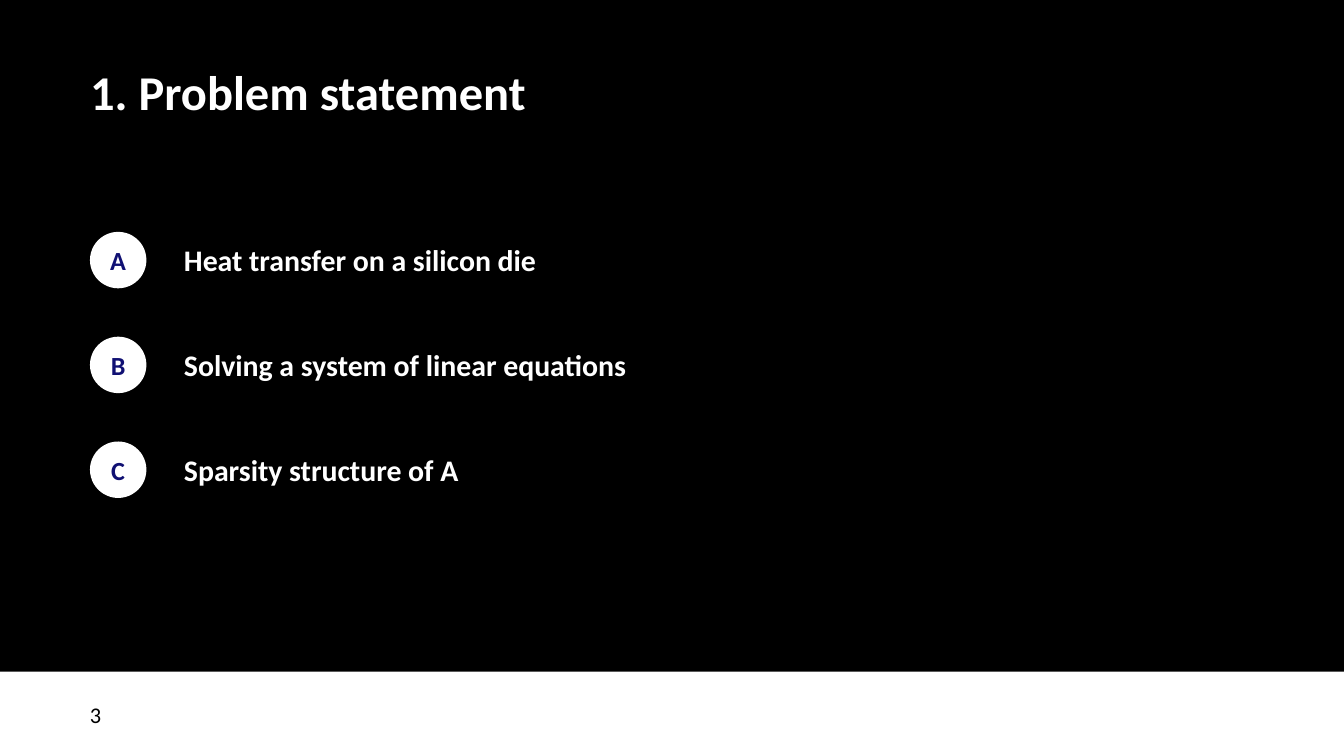
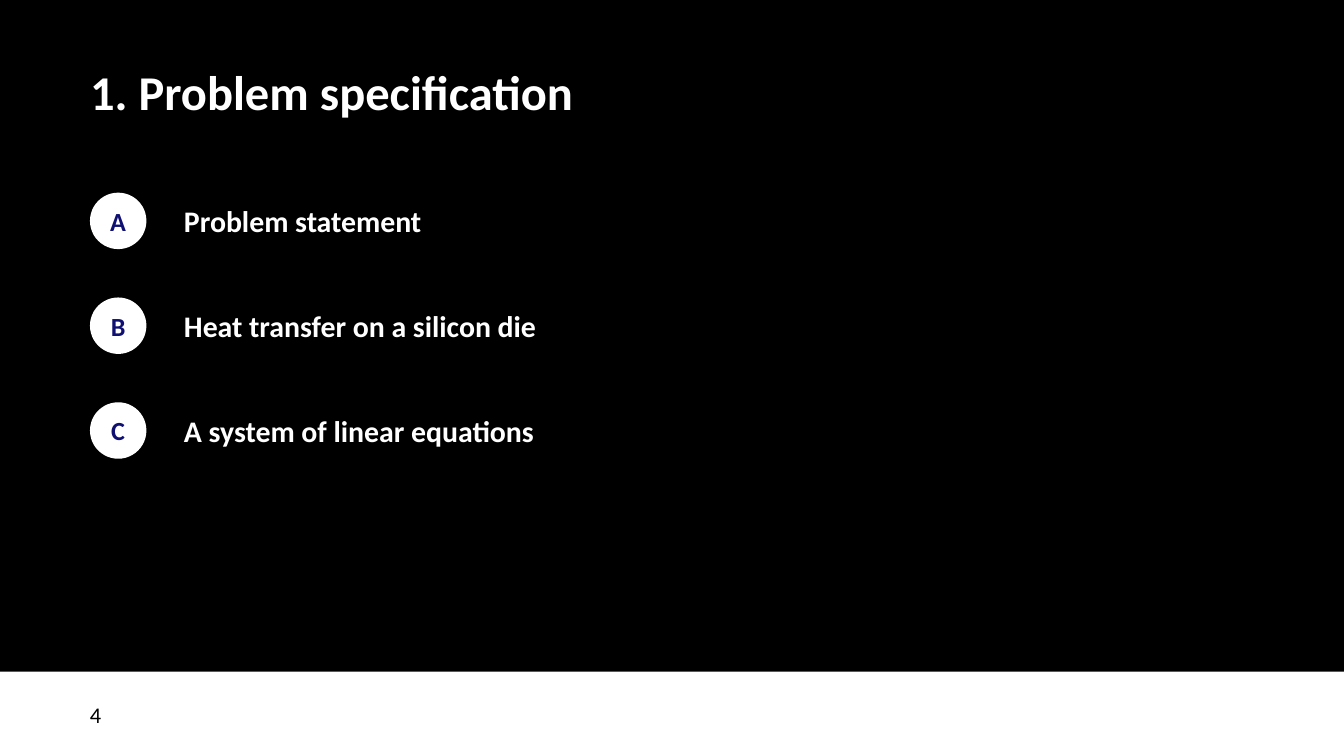
Before and after one commit to biaslab/ProbNum2026-Tutorial, a slide deck: slide 4 of slides/BIASlab-ProbNum2026.pptx (slide 3 before the commit). Drawn at 1344x756 pixels with LibreOffice and Linux fonts; fonts in the diff are those of the drawing; background and template pictures are left out. Boxes give left, top, right and bottom in pixels: in the first picture for what was removed or moved away, otherwise in the second. Text is boxed around its words. In the diff, an @@ line names an element or a change of style, - is before the commit and + after.

```diff
--- a/slides/BIASlab-ProbNum2026.pptx
+++ b/slides/BIASlab-ProbNum2026.pptx
@@ title at (90, 76, 573, 118): text changed @@
-1. Problem statement
+1. Problem specification
@@ text added at (184, 211, 421, 233), 16 pt, text #FFFFFF, bold @@
+Problem statement
@@ text "Heat transfer on a silicon ...": place and size @@
-text "Heat transfer on a silicon ..." at (184, 250, 536, 272)
+text "Heat transfer on a silicon ..." at (184, 316, 536, 338)
@@ text "Heat transfer on a silicon ..." at (184, 316, 536, 338): less space between paragraphs @@
@@ 3 ellipses: place and size @@
-3 ellipses at (90, 233, 146, 499)
+3 ellipses at (90, 192, 146, 458)
@@ text at (184, 421, 534, 447): text changed @@
-Solving a system of linear equations
+A system of linear equations
@@ text removed at (184, 460, 458, 486) @@
-Sparsity structure of A
@@ page number at (90, 708, 101, 723): text changed @@
-3
+4
```
Also in this commit, not shown: 14 other slides changed, 22 slides added, 9 slides removed, 19 other files.
